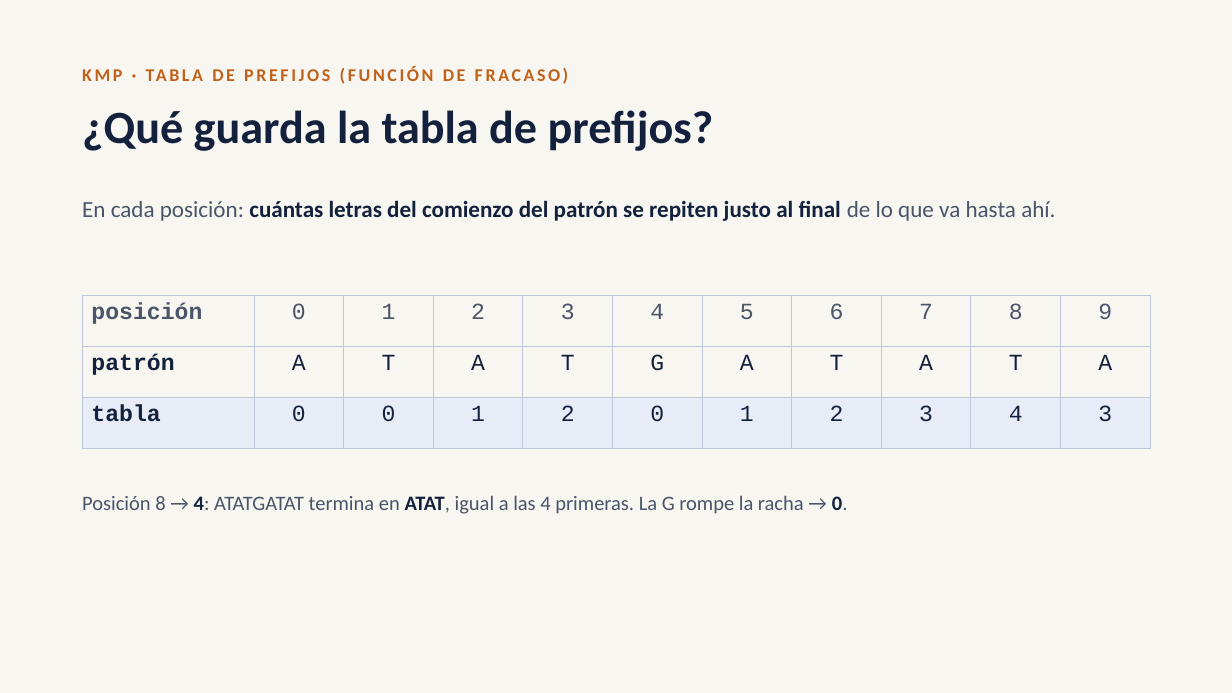
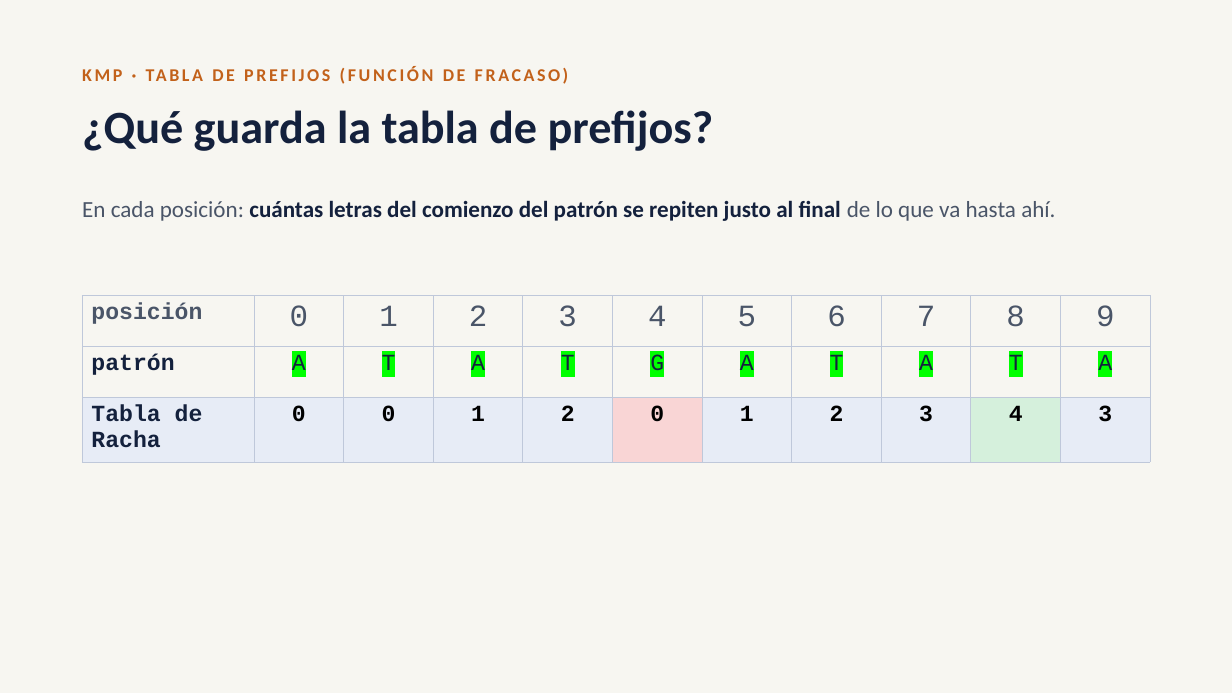
Before and after one commit to rolandramirez491/busqueda-patrones-adn, a slide deck: slide 9 of Presentacion_Busqueda_Patrones.pptx (slide 6 before the commit). Drawn at 1232x693 pixels with LibreOffice and Linux fonts; fonts in the diff are those of the drawing. Boxes give left, top, right and bottom in pixels: in the first picture for what was removed or moved away, otherwise in the second. Text is boxed around its words. In the diff, an @@ line names an element or a change of style, - is before the commit and + after.

```diff
--- a/Presentacion_Busqueda_Patrones.pptx
+++ b/Presentacion_Busqueda_Patrones.pptx
@@ table at (x1=82, y1=296, x2=1151, y2=462) @@
-row 3, column 1: tabla
+row 3, column 1: Tabla de Racha
@@ fill #E7ECF6 to #F9D5D5 in row 3, column 6 @@
@@ fill #E7ECF6 to #D5F0DC in row 3, column 10 @@
@@ size 18 to 24 pt in "0", "1", "2", "3" and 6 more places @@
@@ highlight none to #00FF00 in "A", "T", "A", "T" and 6 more places @@
@@ text colour #14213D to #000000, bold on in "0", "0", "1", "2" and 6 more places @@
@@ text removed at (x1=82, y1=495, x2=848, y2=514) @@
-Posición 8 → 4: ATATGATAT termina en ATAT, igual a las 4 primeras. La G rompe la racha → 0.
```
Also in this commit, not shown: 7 other slides changed, 29 slides added, 1 slide removed, 1 other file.
